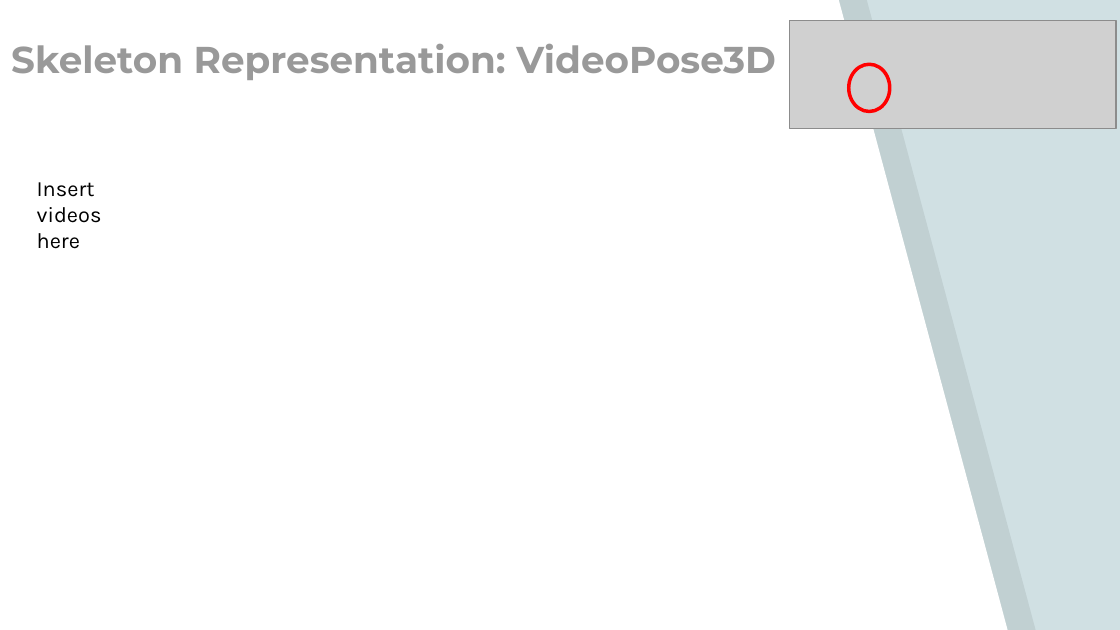
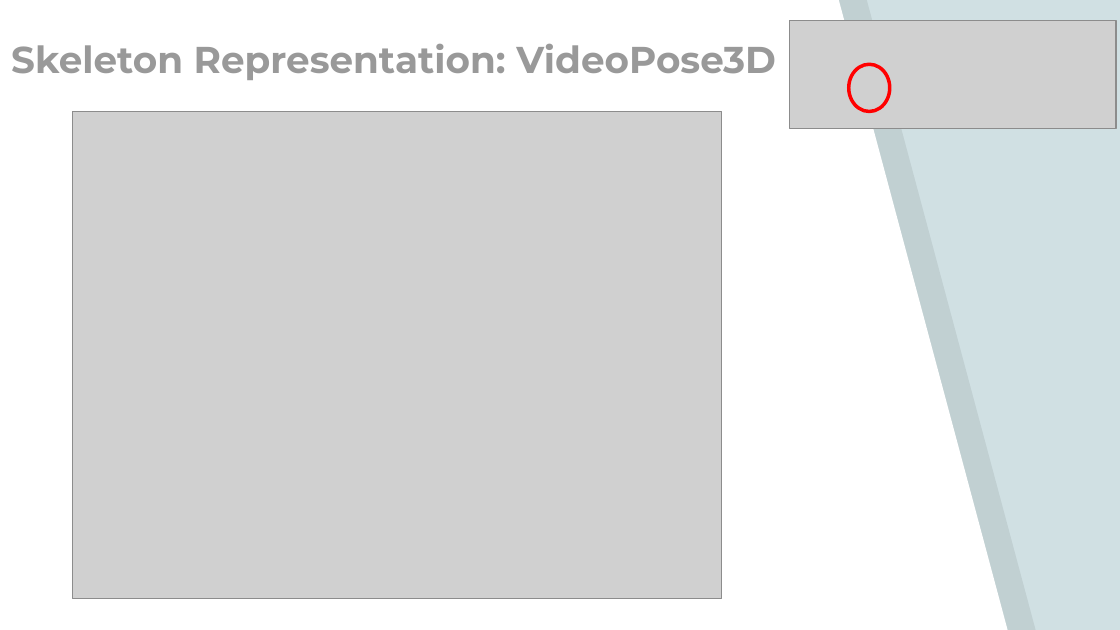
Before and after one commit to SriMed/sr_eval_tkd_v2, a slide deck: slide 5 of Final Presentation.pptx (slide 4 before the commit). Drawn at 1120x630 pixels with LibreOffice and Linux fonts; fonts in the diff are those of the drawing; grey boxes stand for pictures. Boxes give left, top, right and bottom in pixels: in the first picture for what was removed or moved away, otherwise in the second. Text is boxed around its words. In the diff, an @@ line names an element or a change of style, - is before the commit and + after.

```diff
--- a/Final Presentation.pptx
+++ b/Final Presentation.pptx
@@ picture added at <box>73,112,722,599</box> @@
@@ text removed at <box>37,182,102,249</box> @@
-Insert videos here
```
Also in this commit, not shown: 2 other slides changed, 7 slides added, 5 slides removed, 5 other files.
